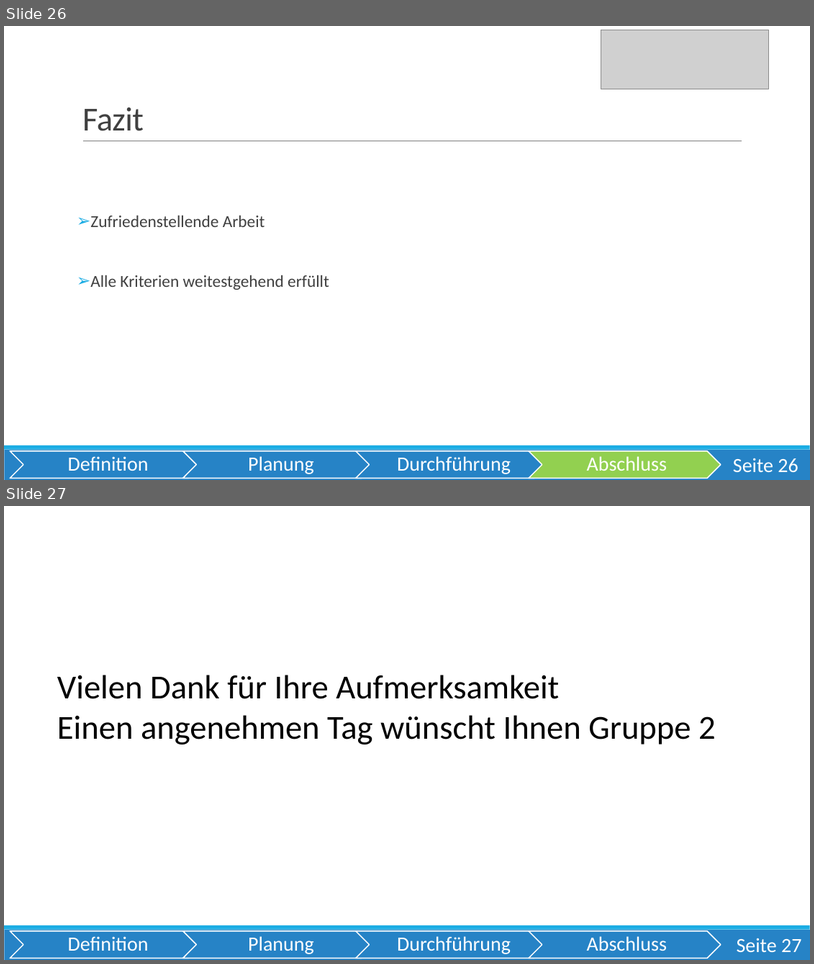
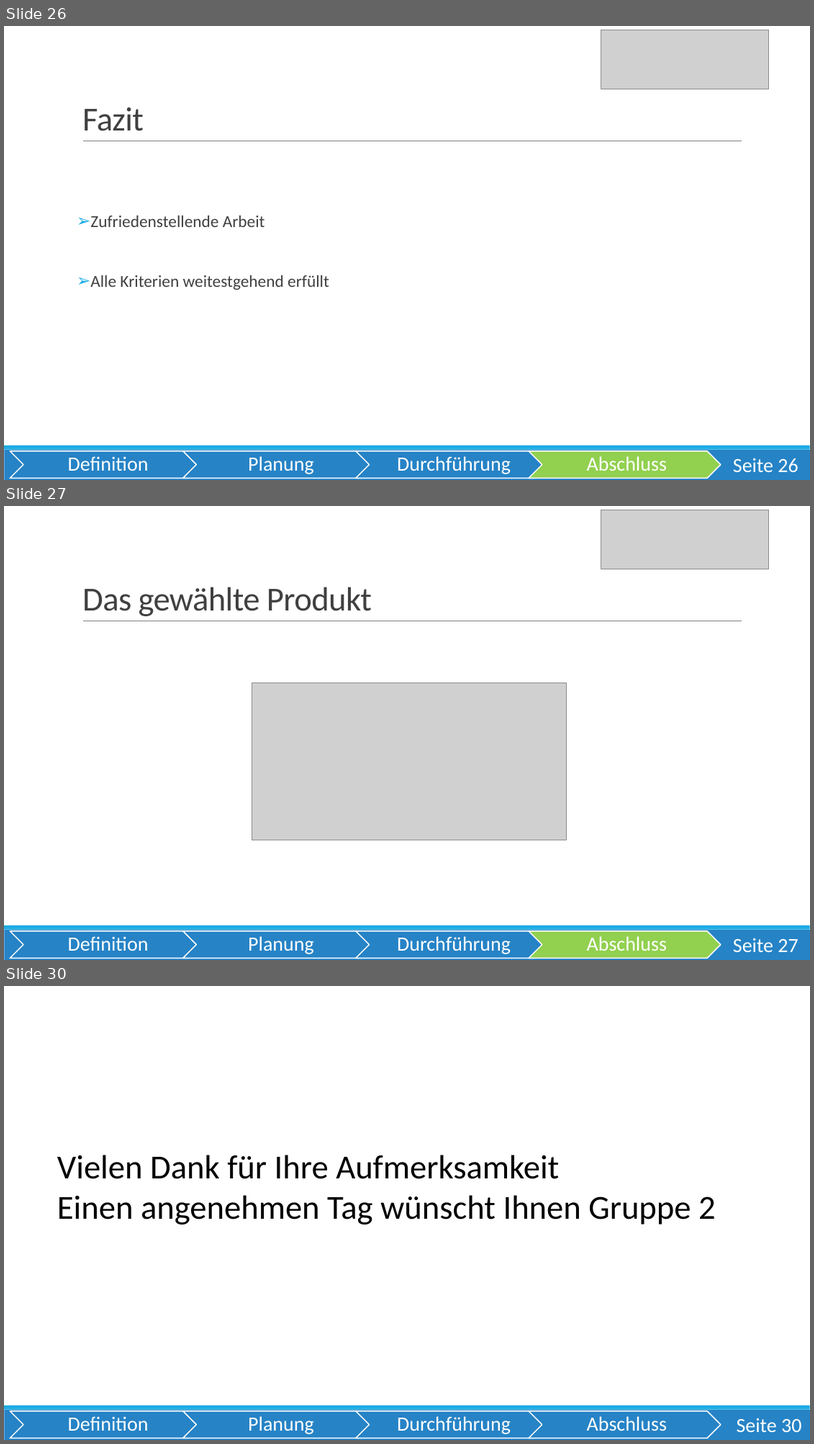
Before and after one commit to OberstufenprojektVOIP/OSP_VOIP, a slide deck: Pr-sentation/Präsentation VoIP Echt.pptx. Shown one above the other, each under a label of ours: slides 26 and 27 before the commit, slides 26, 27 and 30 after it; the slides between them are not shown. The pictures are 814x964 and 814x1444 pixels, drawn with LibreOffice and Linux fonts; fonts in the diff are those of the drawing; grey boxes stand for pictures. Boxes give left, top, right and bottom in pixels: in the first picture for what was removed or moved away, otherwise in the second. Text is boxed around its words. In the diff, an @@ line names an element or a change of style, - is before the commit and + after.

```diff
--- a/Pr-sentation/Präsentation VoIP Echt.pptx
+++ b/Pr-sentation/Präsentation VoIP Echt.pptx
@@ slide 27 added at [4, 506, 810, 960], background #FFFFFF; not listed: 3 template elements that a slide beside it also shows @@
@@ picture added at [602, 510, 770, 569] @@
@@ title added at [82, 587, 372, 616], 40 pt, text #404040 @@
+Das gewählte Produkt
@@ picture added at [252, 682, 567, 840] @@
@@ group added at [10, 931, 721, 958]: 4 chevrons, 4 texts @@
+Definition
+Planung
+Durchführung
+Abschluss
@@ page number added at [733, 937, 798, 952], 24 pt, text #FFFFFF @@
+Seite 27
@@ what was slide 27 is now slide 30 @@
@@ page number at [737, 1417, 802, 1432]: text changed @@
-Seite 27
+Seite 30
```
Also in this commit, not shown: 7 slides changed, 2 other slides added.
